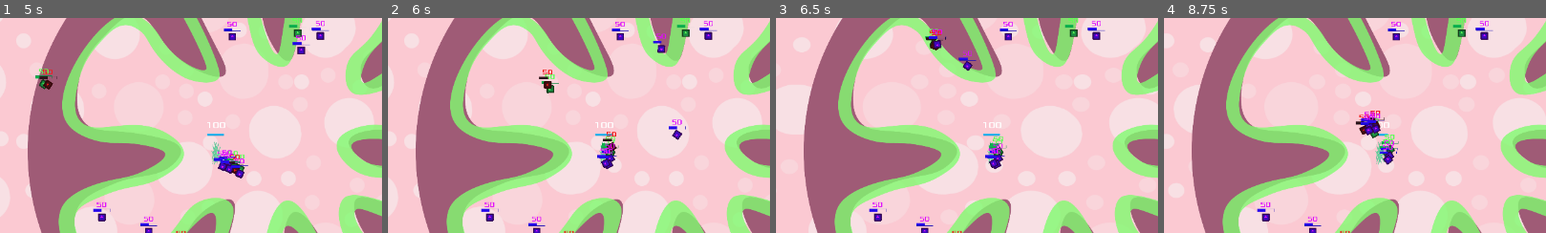
Above: before the commit, frames 1-4 (left to right).
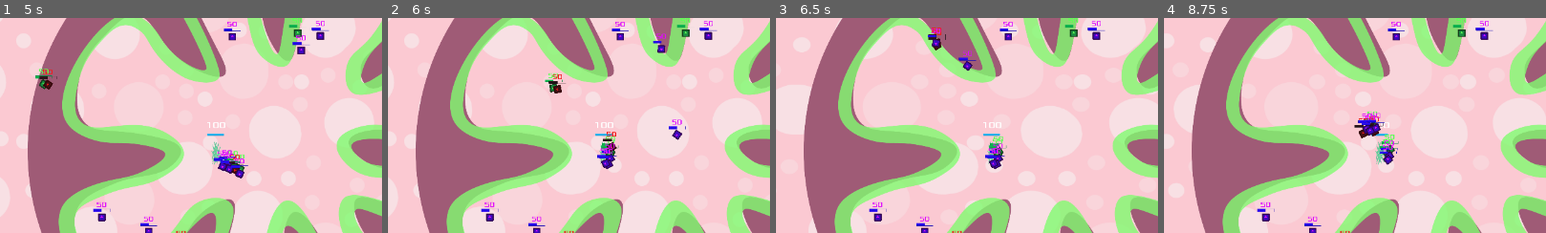
Above: after the commit, the same moments.

Repository: mihaelagrigore/Gutstuck
Game: Godot game, scene res://Sources/Levels/Level_1.tscn
The game is run twice, just before and just after one commit, with the same random seed, the same clock (stepped at 60 frames per second) and the same inputs. The engine's default icon, where the game draws it, is replaced by a stand-in: a white triangle on a blue panel in a dark square.
Inputs (mouse positions are % of the whole screen's width and height, from its top left):
- Up to frame 1 (5 s): move the mouse to (72, 45) at 0.52 s; press the mouse at (72, 45) at 0.53 s; right-click (72, 45) at 0.8 s; move the mouse to (30, 55) at 1.27 s; release the mouse at (30, 55) at 1.28 s; right-click (30, 55) at 1.35 s; click (30, 55) at 1.55 s; move the mouse to (60, 28) at 2.02 s; press the mouse at (60, 28) at 2.03 s; right-click (60, 28) at 2.3 s; move the mouse to (45, 70) at 2.77 s; release the mouse at (45, 70) at 2.78 s; right-click (45, 70) at 2.85 s; click (45, 70) at 3.05 s; move the mouse to (80, 65) at 3.52 s; press the mouse at (80, 65) at 3.53 s; right-click (80, 65) at 3.8 s; move the mouse to (20, 35) at 4.27 s; release the mouse at (20, 35) at 4.28 s; right-click (20, 35) at 4.35 s; click (20, 35) at 4.55 s
- Up to frame 2 (6 s): move the mouse to (55, 50) at 5.02 s; press the mouse at (55, 50) at 5.03 s; right-click (55, 50) at 5.3 s; move the mouse to (35, 25) at 5.77 s; release the mouse at (35, 25) at 5.78 s; right-click (35, 25) at 5.85 s
- Up to frame 3 (6.5 s): click (35, 25) at 6.05 s
- Up to frame 4 (8.75 s): move the mouse to (72, 45) at 6.52 s; press the mouse at (72, 45) at 6.53 s; right-click (72, 45) at 6.8 s; move the mouse to (30, 55) at 7.27 s; release the mouse at (30, 55) at 7.28 s; right-click (30, 55) at 7.35 s; click (30, 55) at 7.55 s; move the mouse to (60, 28) at 8.02 s; press the mouse at (60, 28) at 8.03 s; right-click (60, 28) at 8.3 s
The pictures show only the part of the screen within x 14-64%, y 19-69%; the shares and areas given below are measured in that part.

Frame 1 is identical in both runs. In frame 2, 0.4% of the frame differs, in the area x 39-58%, y 24-67%; in frame 3, 0.3%; in frame 4, 0.6%, in the area x 49-60%, y 43-63%.

Commit message:
Selected / unselected is now var 'substate' of bacteria

Diff:
--- a/Gutstuck_Project/Sources/Bacteria/Bacteria.gd
+++ b/Gutstuck_Project/Sources/Bacteria/Bacteria.gd
@@ -22,12 +22,15 @@
 onready var energy_level_bar = $Energy_level_bar
 
 const STATE_CHILL = 0
+const STATE_MOVING = 1
+const STATE_EATING = 2
+const STATE_FULL = 3
+const STATE_REPLICATING = 4
+
 const STATE_SELECTED = 1
-const STATE_MOVING = 2
-const STATE_EATING = 3
-const STATE_FULL = 4
-const STATE_REPLICATING = 5
+const STATE_UNSELECTED = 2
 
+var substate = STATE_UNSELECTED setget state_set, state_get
 var state = STATE_CHILL setget state_set, state_get
 var colliding_nutrients = []
 
@@ -36,6 +39,12 @@
 
 func state_get():
 	return state
+
+func substate_set(value):
+	substate = value
+
+func substate_get():
+	return substate
 
 #food_sources
 # Called when the node enters the scene tree for the first time.
@@ -46,17 +55,16 @@
 	pass # Replace with function body.
 
 func _input(event):
-	if state==STATE_SELECTED:
+	if substate==STATE_SELECTED:
 		$Sprite.look_at(get_global_mouse_position())
 #		if event.is_action_pressed('click'):
 #			target = get_global_mouse_position()
 
 func _physics_process(delta):
 	var velocity = Vector2()
-	if state== STATE_MOVING:
+	if state == STATE_MOVING:
 		velocity = (target - position).normalized() * speed
 		$Sprite.look_at(get_global_mouse_position())
-		#print("velocity=",velocity)
 		#rotation = velocity.angle()
 	#if (target - position).length() > 5: that was in the tuto, thought to replace it with the other if
 		move_and_slide(velocity)
--- a/Gutstuck_Project/Sources/System/Input_Manager.gd
+++ b/Gutstuck_Project/Sources/System/Input_Manager.gd
@@ -77,10 +77,10 @@
 			temp_bacterias_selected.push_back(bacteria)
 	if !temp_bacterias_selected.empty():
 		for bacteria in temp_bacterias_selected:
-			bacteria.state = 1
+			bacteria.substate_set(bacteria.STATE_SELECTED)
 			bacterias.push_back(bacteria)
 
 func SendBacterias(position):
 	for bacteria in bacterias:
 		bacteria.target = position
-		bacteria.state = 2
+		bacteria.state_set(bacteria.STATE_MOVING)
